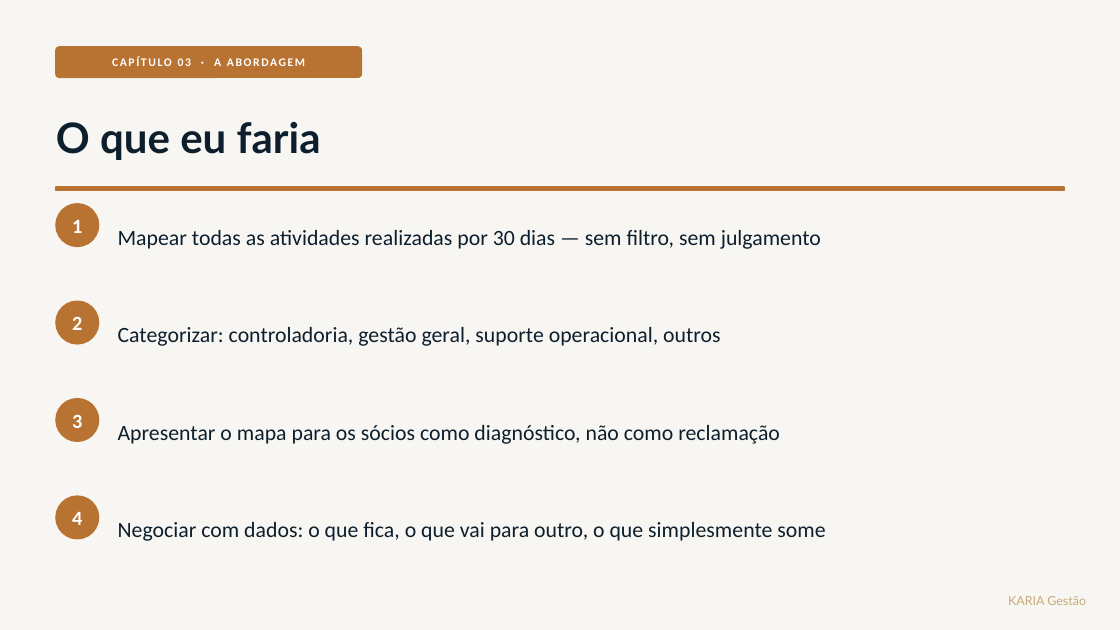
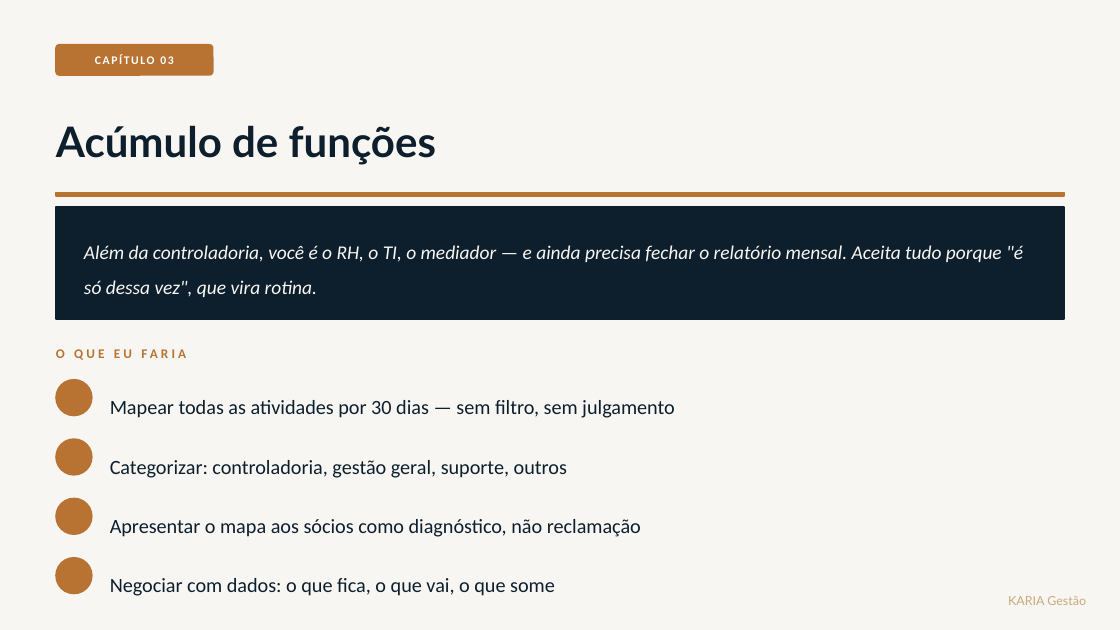
Before and after one commit to kariagestao/kariagestao.github.io, a slide deck: slide 9 of codigo-controller.pptx (slide 18 before the commit). Drawn at 1120x630 pixels with LibreOffice and Linux fonts; fonts in the diff are those of the drawing. Boxes give left, top, right and bottom in pixels: in the first picture for what was removed or moved away, otherwise in the second. Text is boxed around its words. In the diff, an @@ line names an element or a change of style, - is before the commit and + after.

```diff
--- a/codigo-controller.pptx
+++ b/codigo-controller.pptx
@@ rounded rectangle: place and size @@
-rounded rectangle at (56, 47, 362, 77)
+rounded rectangle at (56, 45, 213, 75)
@@ text at (95, 54, 173, 64): text changed @@
-CAPÍTULO 03 · A ABORDAGEM
+CAPÍTULO 03
@@ text at (56, 125, 436, 165): text changed @@
-O que eu faria
+Acúmulo de funções
@@ rectangle: place and size @@
-rectangle at (56, 187, 1064, 190)
+rectangle at (56, 193, 1064, 196)
@@ rectangle added at (56, 207, 1064, 319), fill #0D1F2D, outline #0D1F2D 1 pt @@
@@ text removed at (72, 220, 82, 233) @@
-1
@@ text added at (84, 245, 1023, 297), 12.5 pt, text #F8F6F3, italic @@
+Além da controladoria, você é o RH, o TI, o mediador — e ainda precisa fechar o relatório mensal. Aceita tudo porque "é só dessa vez", que vira rotina.
@@ text removed at (72, 316, 82, 330) @@
-2
@@ text added at (56, 349, 65, 358), 8.5 pt, text #B87333, bold @@
+O QUE EU FARIA
@@ ellipse: place and size @@
-ellipse at (56, 301, 99, 344)
+ellipse at (56, 380, 92, 416)
@@ text removed at (72, 414, 82, 428) @@
-3
@@ text at (110, 400, 675, 418): text changed; size 14 to 13 pt @@
-Mapear todas as atividades realizadas por 30 dias — sem filtro, sem julgamento
+Mapear todas as atividades por 30 dias — sem filtro, sem julgamento
@@ ellipse: place and size @@
-ellipse at (56, 399, 99, 441)
+ellipse at (56, 439, 92, 475)
@@ text at (110, 460, 567, 478): text changed; size 14 to 13 pt @@
-Categorizar: controladoria, gestão geral, suporte operacional, outros
+Categorizar: controladoria, gestão geral, suporte, outros
@@ ellipse: place and size @@
-ellipse at (56, 204, 99, 246)
+ellipse at (56, 498, 92, 534)
@@ text removed at (72, 512, 82, 525) @@
-4
@@ text at (110, 519, 641, 537): text changed; size 14 to 13 pt @@
-Apresentar o mapa para os sócios como diagnóstico, não como reclamação
+Apresentar o mapa aos sócios como diagnóstico, não reclamação
@@ ellipse: place and size @@
-ellipse at (56, 496, 99, 539)
+ellipse at (56, 558, 92, 594)
@@ text at (110, 578, 555, 596): text changed; size 14 to 13 pt @@
-Negociar com dados: o que fica, o que vai para outro, o que simplesmente some
+Negociar com dados: o que fica, o que vai, o que some
```
Also in this commit, not shown: 11 other slides changed, 2 slides added, 18 slides removed.
